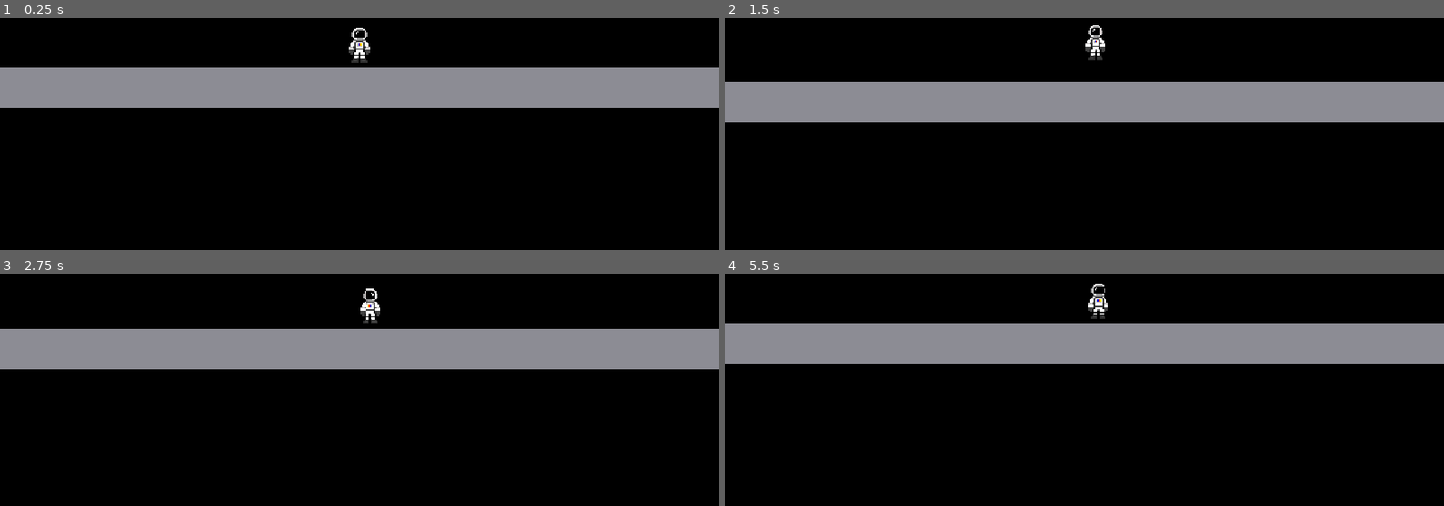
Above: before the commit, frames 1-4 (two rows, left to right).
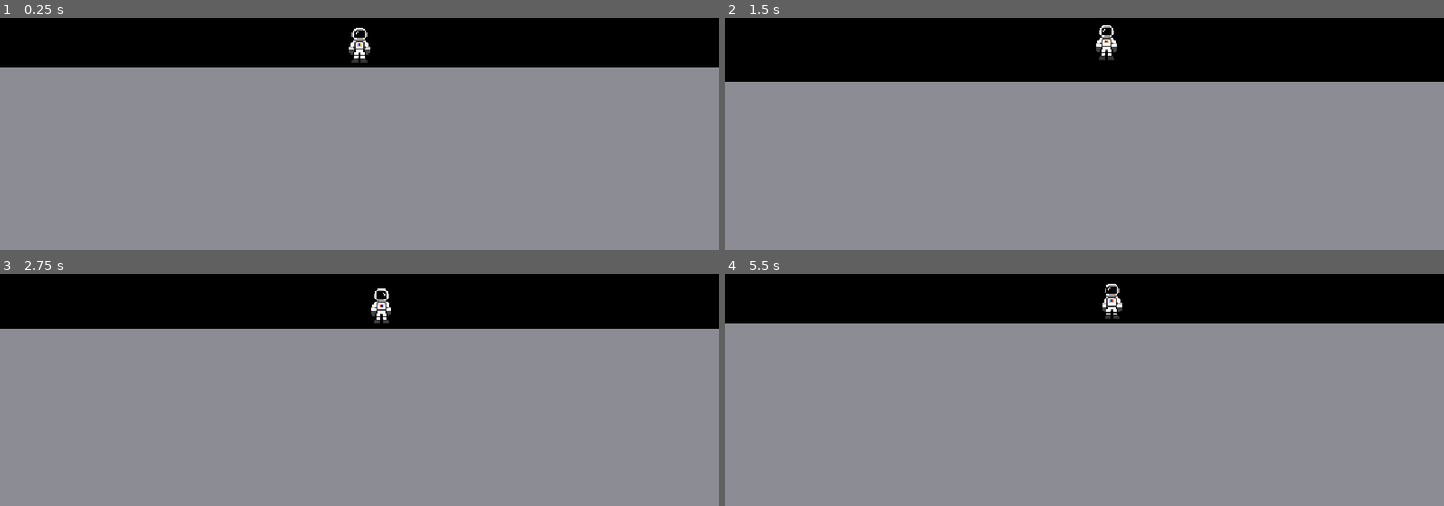
Above: after the commit, the same moments.

Repository: kushmdesai/72-Hours
Game: Godot game, scene res://scenes/main.tscn
Two runs of this game, one before a commit and one after it. Both use one fixed random seed, a clock stepped at 60 frames per second and the inputs below.
Inputs:
- Up to frame 1 (0.25 s): no input
- Up to frame 2 (1.5 s): tap Enter at 0.5 s; hold D (move_right) from 0.53 s (still down); tap W (jump) at 0.77 s
- Up to frame 3 (2.75 s): tap W (jump) at 1.52 s; release D (move_right) at 2.03 s; hold A (move_left) from 2.03 s (still down)
- Up to frame 4 (5.5 s): release A (move_left) at 2.78 s; hold D (move_right) 2.78-4.28 s; tap W (jump) at 3.02, 3.77, 4.52 s; hold A (move_left) 4.28-5.03 s; hold D (move_right) from 5.03 s (still down)

The runs differ from the first frame. In frame 1, 61% of the frame differs, in the area x 0-100%, y 38-100%; in frame 2, 55%; in frame 3, 59%; in frame 4, 62%, in the area x 0-100%, y 4-100%.

Commit message:
Fill view below the surface with regolith and double run speed
Co-Authored-By: Claude Opus 5.5 (1M context) <noreply@anthropic.com>

Diff:
--- a/scenes/main.tscn
+++ b/scenes/main.tscn
@@ -32,7 +32,7 @@
 offset_left = -2000.0
 offset_top = -32.0
 offset_right = 2000.0
-offset_bottom = 32.0
+offset_bottom = 4000.0
 color = Color(0.55, 0.55, 0.58, 1)
 
 [node name="Player" type="CharacterBody2D" parent="."]
--- a/scripts/player.gd
+++ b/scripts/player.gd
@@ -15,13 +15,13 @@
 
 @export_group("Running")
 ## Top horizontal speed in m/s.
-@export var max_speed_mps: float = 4.0
+@export var max_speed_mps: float = 8.0
 ## Acceleration while on the ground in m/s^2. Low gravity means less grip.
-@export var ground_accel_mps2: float = 8.0
+@export var ground_accel_mps2: float = 16.0
 ## Deceleration when no key is held on the ground, in m/s^2.
-@export var ground_friction_mps2: float = 6.0
+@export var ground_friction_mps2: float = 12.0
 ## Steering acceleration while airborne, in m/s^2.
-@export var air_accel_mps2: float = 2.0
+@export var air_accel_mps2: float = 4.0
 
 @export_group("Jumping")
 ## Take-off speed in m/s. 3.13 m/s is what clears 0.5 m on Earth; on the Moon
